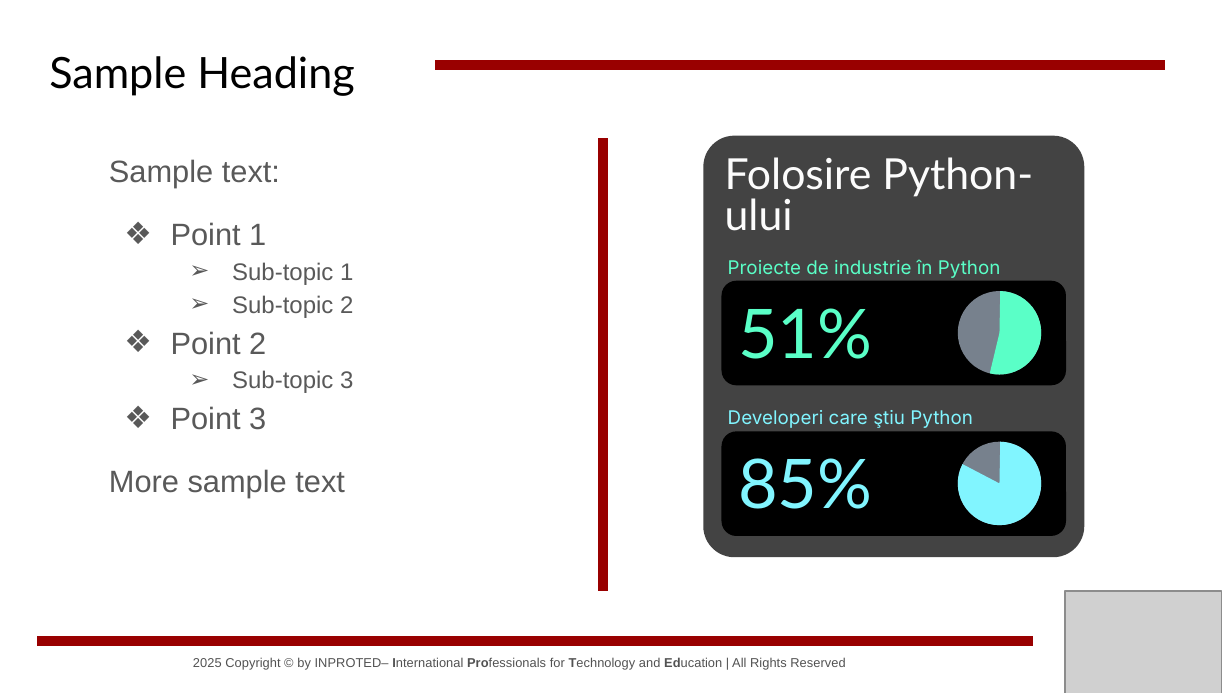
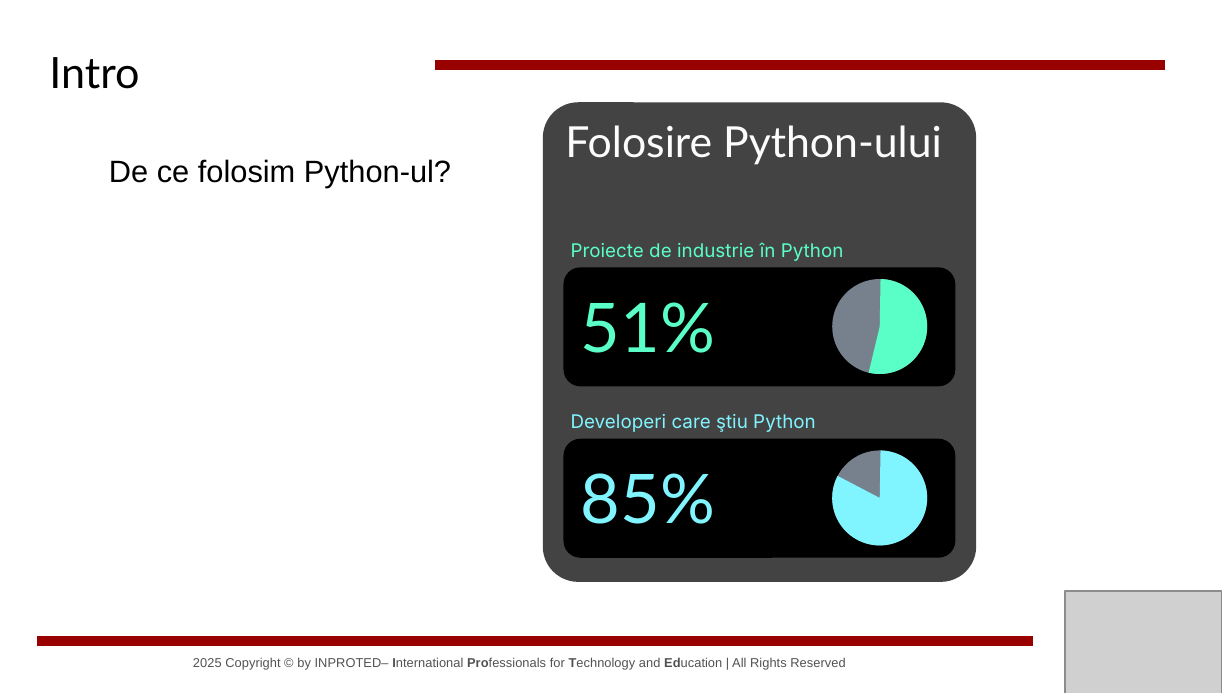
Before and after one commit to Mikinyil/CodeSinaia-2025.src, a slide deck: slide 2 of _Documents/Stefan/Test-Driven Development în Python.pptx. Drawn at 1232x693 pixels with LibreOffice and Linux fonts; fonts in the diff are those of the drawing; grey boxes stand for pictures; background and template pictures are left out. Boxes give left, top, right and bottom in pixels: in the first picture for what was removed or moved away, otherwise in the second. Text is boxed around its words. In the diff, an @@ line names an element or a change of style, - is before the commit and + after.

```diff
--- a/_Documents/Stefan/Test-Driven Development în Python.pptx
+++ b/_Documents/Stefan/Test-Driven Development în Python.pptx
@@ title at <box>49,57,139,89</box>: text changed @@
-Sample Heading
+Intro
@@ rounded rectangle "Folosire Python-ului": place and size @@
-rounded rectangle "Folosire Python-ului" at <box>703,136,1084,557</box>
+rounded rectangle "Folosire Python-ului" at <box>543,102,977,582</box>
@@ line removed from (602, 591) to (602, 138) @@
@@ text at <box>109,159,451,188</box>: text changed; text colour #595959 to #000000 @@
-Sample text:
-❖ Point 1
-  ➢ Sub-topic 1
-  ➢ Sub-topic 2
-❖ Point 2
-  ➢ Sub-topic 3
-❖ Point 3
-More sample text
+De ce folosim Python-ul?
@@ text "Proiecte de industrie în Python": place and size @@
-text "Proiecte de industrie în Python" at <box>728,259,1001,278</box>
+text "Proiecte de industrie în Python" at <box>571,242,844,261</box>
@@ rounded rectangle "51%": place and size @@
-rounded rectangle "51%" at <box>722,281,1067,386</box>
+rounded rectangle "51%" at <box>563,267,955,387</box>
@@ ellipse: place and size @@
-ellipse at <box>957,291,1041,375</box>
+ellipse at <box>833,280,928,375</box>
@@ arc (boxed as its full ellipse): place and size @@
-arc (boxed as its full ellipse) at <box>957,291,1041,375</box>
+arc (boxed as its full ellipse) at <box>833,280,928,375</box>
@@ text "Developeri care ştiu Python": place and size @@
-text "Developeri care ştiu Python" at <box>728,410,973,428</box>
+text "Developeri care ştiu Python" at <box>571,414,816,432</box>
@@ rounded rectangle "85%": place and size @@
-rounded rectangle "85%" at <box>722,431,1067,536</box>
+rounded rectangle "85%" at <box>563,439,955,558</box>
@@ ellipse: place and size @@
-ellipse at <box>957,442,1041,526</box>
+ellipse at <box>833,451,928,546</box>
@@ arc (boxed as its full ellipse): place and size @@
-arc (boxed as its full ellipse) at <box>957,442,1041,526</box>
+arc (boxed as its full ellipse) at <box>833,451,928,546</box>
```
Also in this commit, not shown: 9 other slides changed, 4 slides added, 4 other files.
